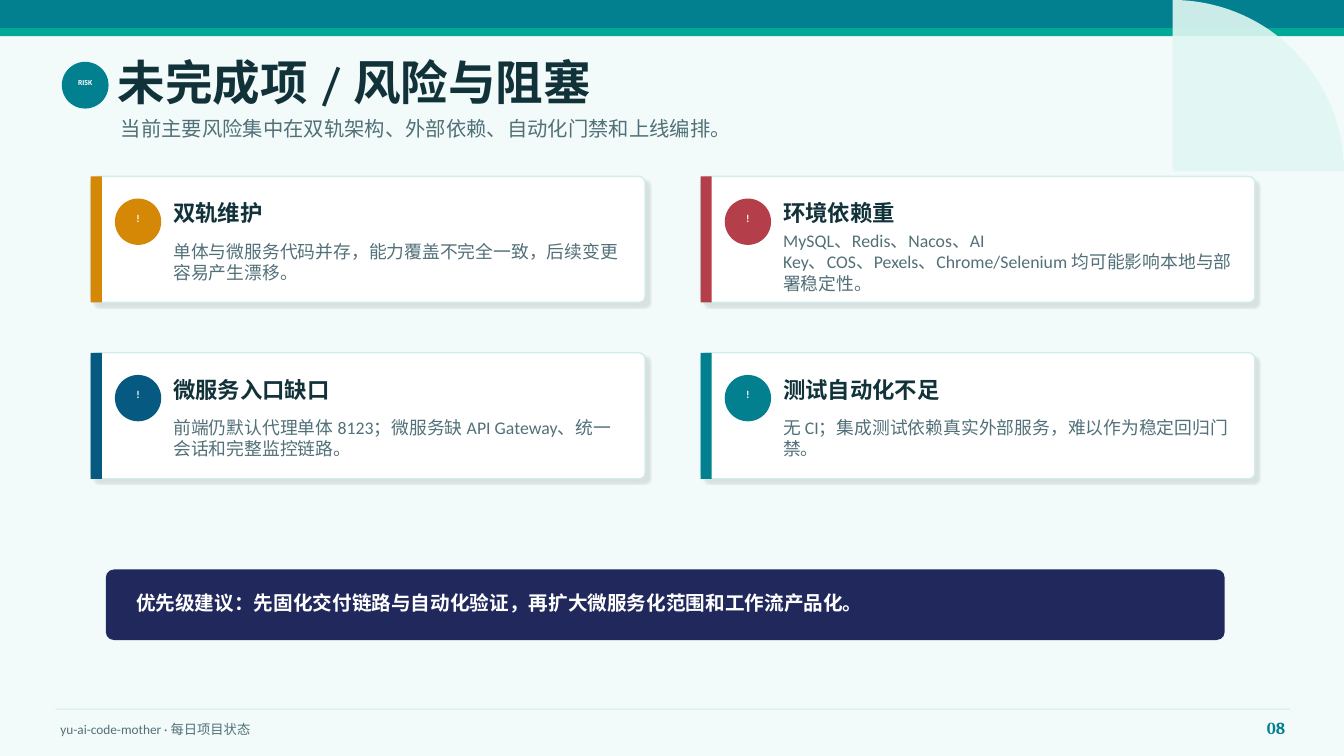
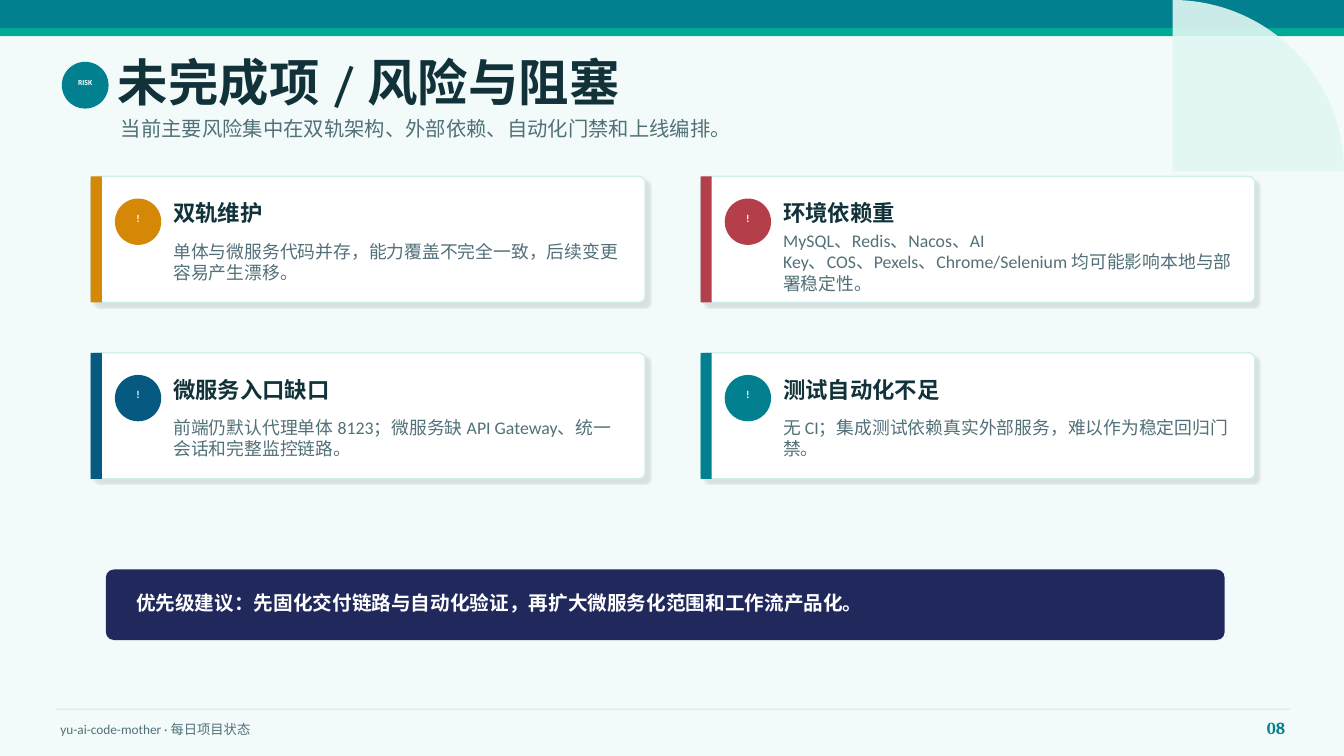
Before and after one commit to liyupi/yu-ai-code-mother, a slide deck: slide 8 of docs/reports/project-status-2026-07-11.pptx. Drawn at 1344x756 pixels with LibreOffice and Linux fonts; fonts in the diff are those of the drawing. Boxes give left, top, right and bottom in pixels: in the first picture for what was removed or moved away, otherwise in the second. Text is boxed around its words. In the diff, an @@ line names an element or a change of style, - is before the commit and + after.

```diff
--- a/docs/reports/project-status-2026-07-11.pptx
+++ b/docs/reports/project-status-2026-07-11.pptx
@@ text "未完成项 / 风险与阻塞" at (118, 57, 619, 106): size 34 to 36 pt @@
```
